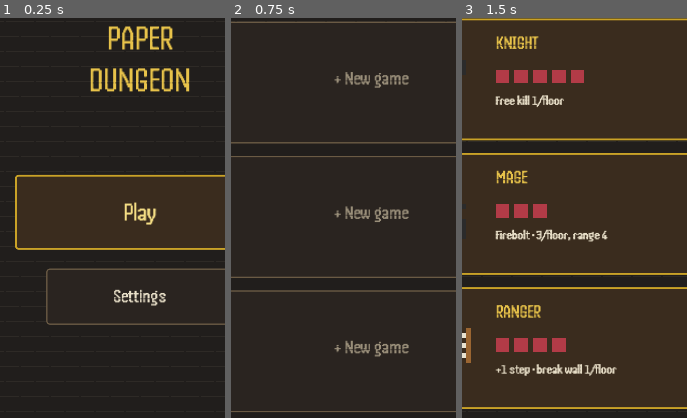
Above: before the commit, frames 1-3 (left to right).
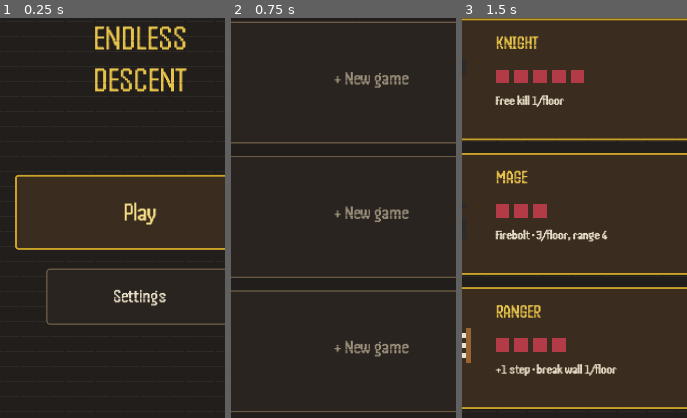
Above: after the commit, the same moments.

Repository: ViliyanSG/paper-dungeon
Game: Godot game, scene res://Main.tscn
Same seed, same stepped clock (60 frames per second), same inputs: the game is played once before the commit and once after it.
Inputs:
- Up to frame 1 (0.25 s): no input
- Up to frame 2 (0.75 s): click "Play" at 0.5 s
- Up to frame 3 (1.5 s): click "+ New game" at 1.25 s
The pictures show only the part of the screen within x 19-69%, y 30-80%; the shares and areas given below are measured in that part.

The runs differ from the first frame. In frame 1, 3.2% of the frame differs, in the area x 40-85%, y 2-19%; in frame 2, nothing differs; in frame 3, nothing differs.

Commit message:
Rename game to Endless Descent: title screen, window title, package (com.viliyansg.endlessdescent), build filenames, new descending-path app icon
Co-Authored-By: Claude Opus 4.8 <noreply@anthropic.com>

Diff:
--- a/icon.svg
+++ b/icon.svg
@@ -1,11 +1,12 @@
 <svg xmlns="http://www.w3.org/2000/svg" width="128" height="128" viewBox="0 0 128 128">
-  <rect width="128" height="128" rx="16" fill="#f4efe1"/>
-  <g stroke="#c9bfa3" stroke-width="2">
-    <path d="M32 0V128M64 0V128M96 0V128M0 32H128M0 64H128M0 96H128"/>
+  <rect width="128" height="128" rx="18" fill="#211d18"/>
+  <g stroke="#2f2820" stroke-width="2">
+    <path d="M32 8V120M64 8V120M96 8V120M8 32H120M8 64H120M8 96H120"/>
   </g>
-  <polyline points="16,16 16,48 48,48 48,80 80,80 80,112 112,112"
-            fill="none" stroke="#2b2b2b" stroke-width="6" stroke-linejoin="round" stroke-linecap="round"/>
-  <circle cx="112" cy="112" r="9" fill="#1b3a5b"/>
-  <circle cx="48" cy="32" r="9" fill="#b23a48"/>
-  <rect x="72" y="40" width="18" height="16" fill="#c9a227"/>
+  <rect x="6" y="6" width="116" height="116" rx="14" fill="none" stroke="#c9a227" stroke-width="4"/>
+  <polyline points="26,22 26,50 54,50 54,78 82,78 82,102"
+            fill="none" stroke="#e8c34a" stroke-width="10" stroke-linejoin="round" stroke-linecap="round"/>
+  <polyline points="68,94 82,110 96,94"
+            fill="none" stroke="#e8c34a" stroke-width="10" stroke-linejoin="round" stroke-linecap="round"/>
+  <circle cx="26" cy="22" r="8" fill="#c23142"/>
 </svg>
--- a/main.gd
+++ b/main.gd
@@ -1,5 +1,5 @@
 extends Node2D
-## Paper Dungeon — core loop (Godot 4)
+## Endless Descent — core loop (Godot 4)
 ## Roll a die: odd = diagonal move, even = orthogonal move; number = steps
 ## (stops at wall). After rolling, up to 4 destination options appear;
 ## click one to slide there in a straight line. The travelled path is kept
@@ -490,7 +490,7 @@
 	menu_ui.theme = ui_theme
 	layer.add_child(menu_ui)
 	var title := _make_label(menu_ui, Vector2(40, 380), Vector2(640, 170), 56, C_ACCENT)
-	title.text = "PAPER\nDUNGEON"
+	title.text = "ENDLESS\nDESCENT"
 	title.horizontal_alignment = HORIZONTAL_ALIGNMENT_CENTER
 	play_btn = _make_button(menu_ui, "", Vector2(160, 630), Vector2(400, 120), "primary")
 	play_btn.add_theme_font_size_override("font_size", 40)
--- a/project.godot
+++ b/project.godot
@@ -1,11 +1,11 @@
 ; Engine configuration file.
-; Paper Dungeon — Godot 4 project
+; Endless Descent — Godot 4 project
 
 config_version=5
 
 [application]
 
-config/name="Paper Dungeon"
+config/name="Endless Descent"
 run/main_scene="res://Main.tscn"
 config/features=PackedStringArray("4.3", "GL Compatibility")
 config/icon="res://icon.svg"
Not shown, changed: export_presets.cfg
Not shown, changed: .github/workflows/build.yml
Not shown, changed: README.md
